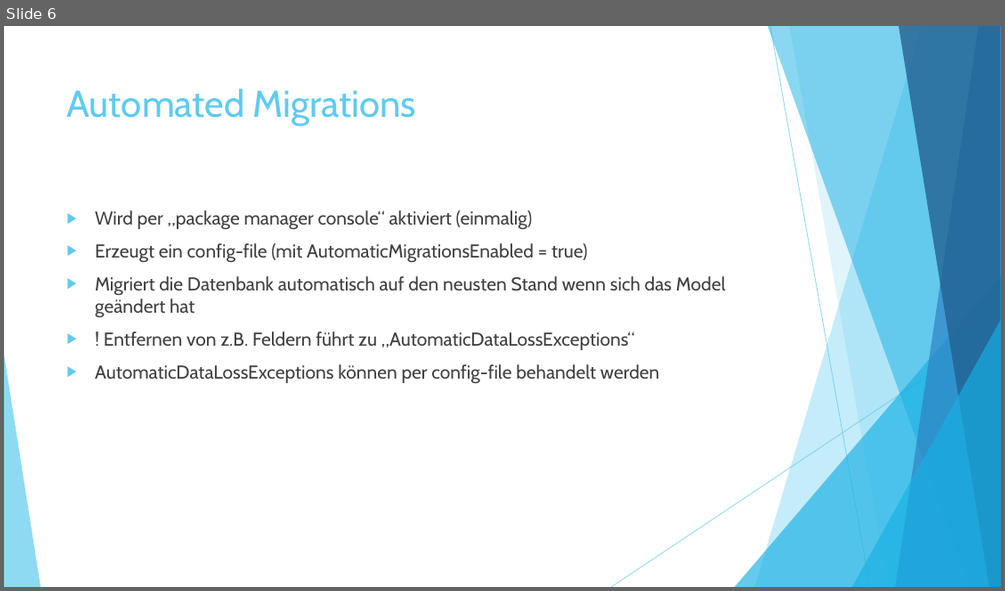
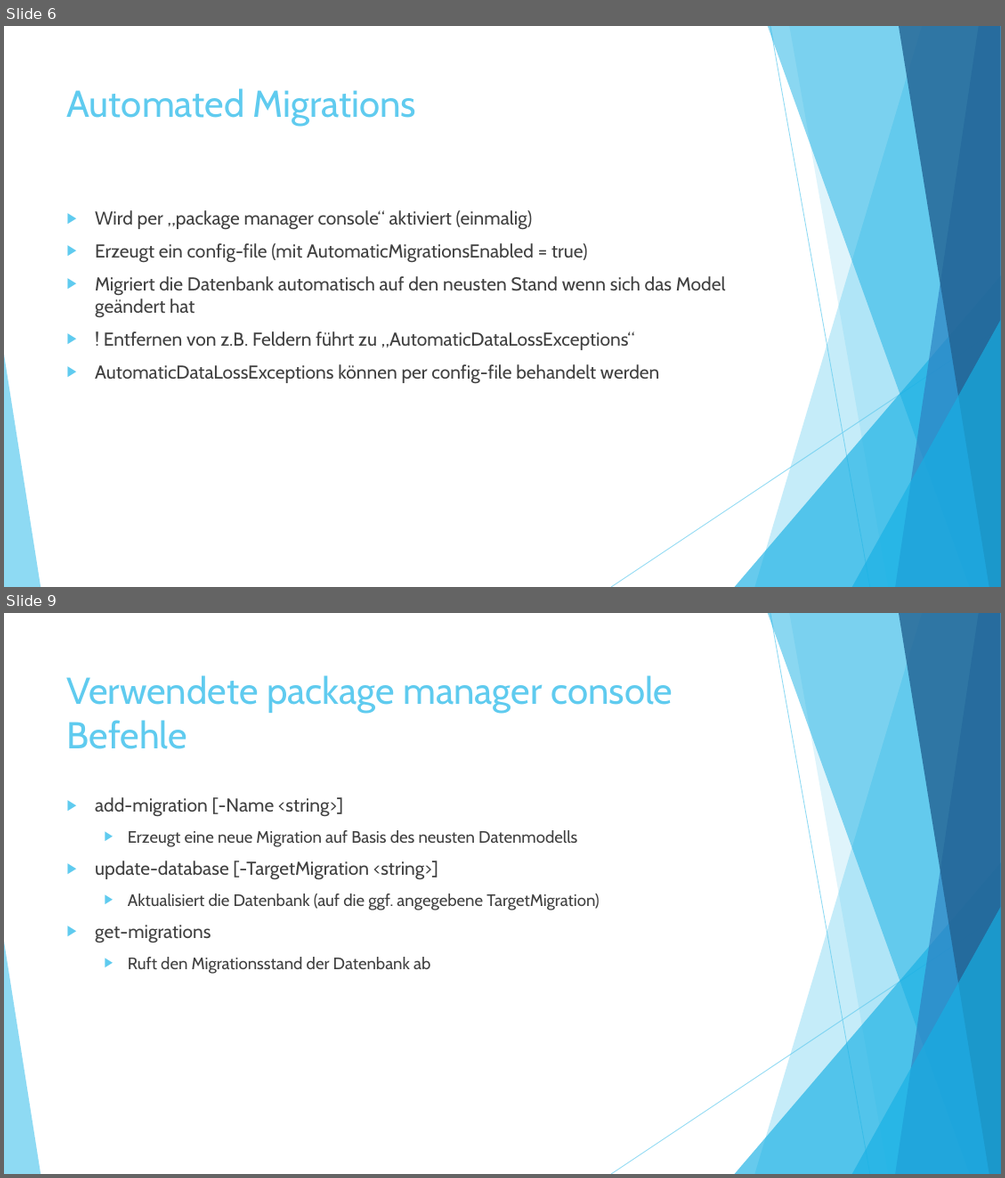
Before and after one commit to ChrisMuellersCode/EFMigrations, a slide deck: ppt/Entity Framework Migrations.pptx. Shown one above the other, each under a label of ours: slide 6 before the commit, slides 6 and 9 after it; the slides between them are not shown. The pictures are 1005x591 and 1005x1178 pixels, drawn with LibreOffice and Linux fonts; fonts in the diff are those of the drawing. Boxes give left, top, right and bottom in pixels: in the first picture for what was removed or moved away, otherwise in the second. Text is boxed around its words. In the diff, an @@ line names an element or a change of style, - is before the commit and + after.

```diff
--- a/ppt/Entity Framework Migrations.pptx
+++ b/ppt/Entity Framework Migrations.pptx
@@ slide 9 added at box(4, 613, 1001, 1174), background #FFFFFF; not listed: 10 template elements that a slide beside it also shows @@
@@ title added at box(67, 675, 672, 749), 36 pt, text #5FCBEF @@
+Verwendete package manager console Befehle
@@ text added at box(95, 797, 599, 973), 16 pt, text #404040 @@
+▶ add-migration [-Name <string>]
+  ▶ Erzeugt eine neue Migration auf Basis des neusten Datenmodells
+▶ update-database [-TargetMigration <string>]
+  ▶ Aktualisiert die Datenbank (auf die ggf. angegebene TargetMigration)
+▶ get-migrations
+  ▶ Ruft den Migrationsstand der Datenbank ab
```
Also in this commit, not shown: 1 slide changed, 15 other slides added, 2 slides removed.
